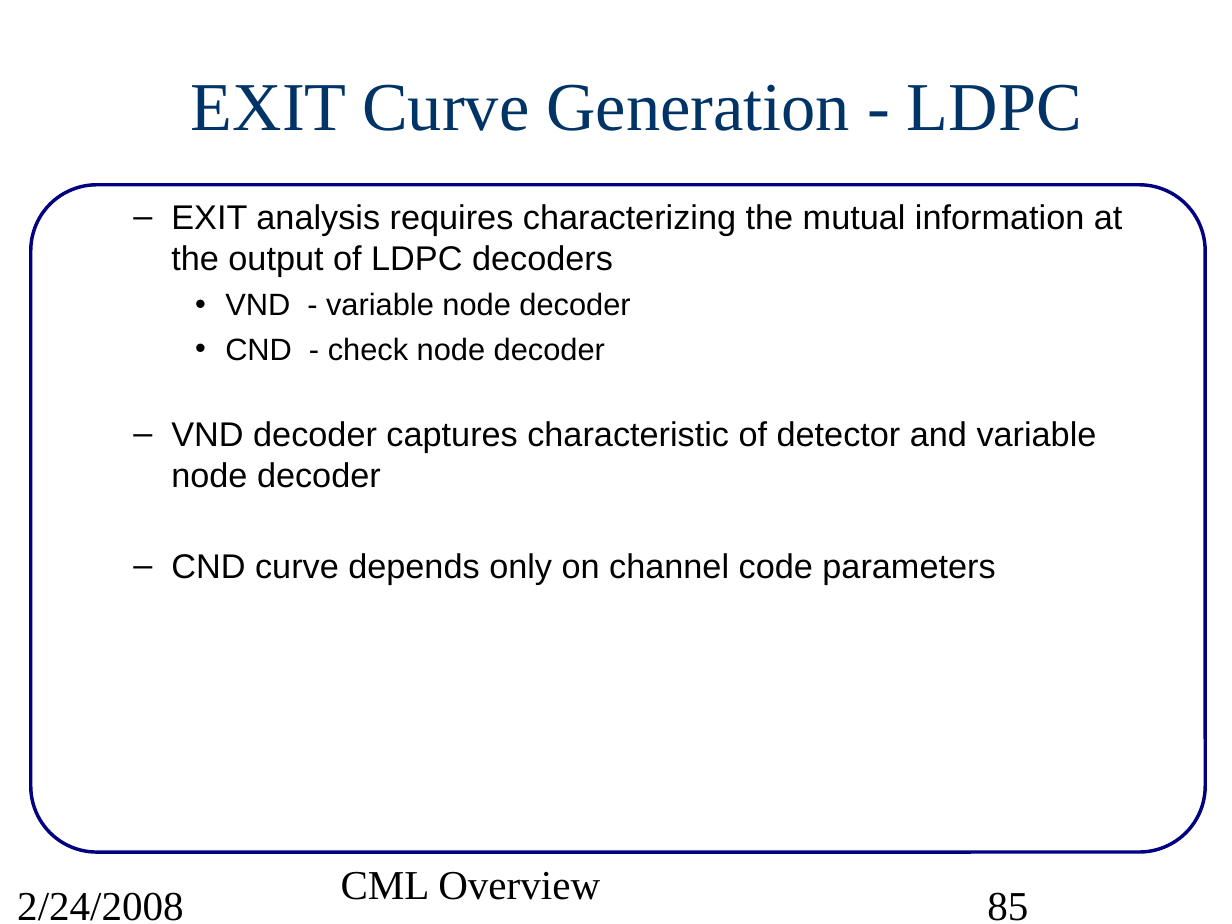
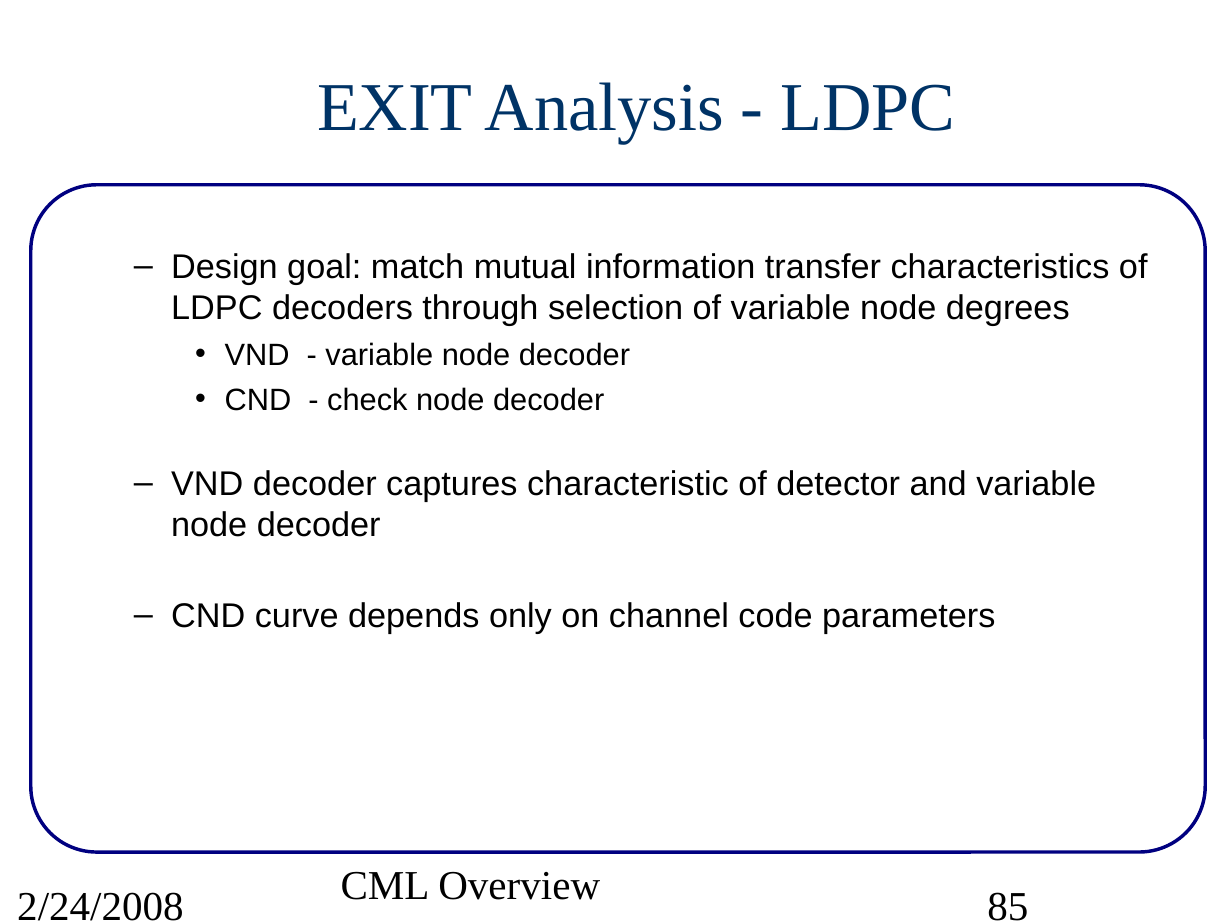
Before and after one commit to marcusmueller/iscml, a slide deck: slide 85 of pcs/projects/cml/doc/src/CMLoverview.ppt. Drawn at 1232x924 pixels with LibreOffice and Linux fonts; fonts in the diff are those of the drawing. Boxes give left, top, right and bottom in pixels: in the first picture for what was removed or moved away, otherwise in the second. Text is boxed around its words. In the diff, an @@ line names an element or a change of style, - is before the commit and + after.

Commit message:
Added EXIT tutorial to CML overview slides.

```diff
--- a/pcs/projects/cml/doc/src/CMLoverview.ppt
+++ b/pcs/projects/cml/doc/src/CMLoverview.ppt
@@ title at (x1=317, y1=82, x2=956, y2=143): text changed @@
-EXIT Curve Generation - LDPC
+EXIT Analysis - LDPC
@@ text at (x1=171, y1=253, x2=1148, y2=326): text changed @@
-  – EXIT analysis requires characterizing the mutual information at the output of LDPC decoders
+  – Design goal: match mutual information transfer characteristics of LDPC decoders through selection of variable node degrees
@@ text at (x1=171, y1=470, x2=1096, y2=634): indent changed @@
```
Also in this commit, not shown: 87 other slides changed, 3 slides added, 1 slide removed, 1 other file.
